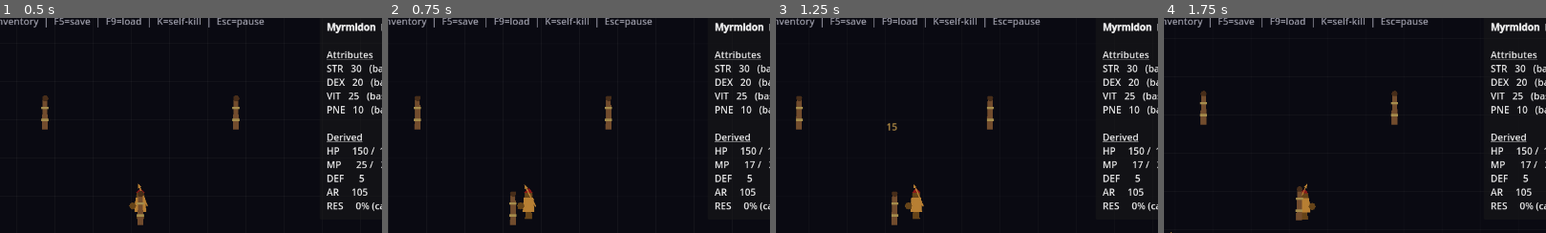
Above: before the commit, frames 1-4 (left to right).
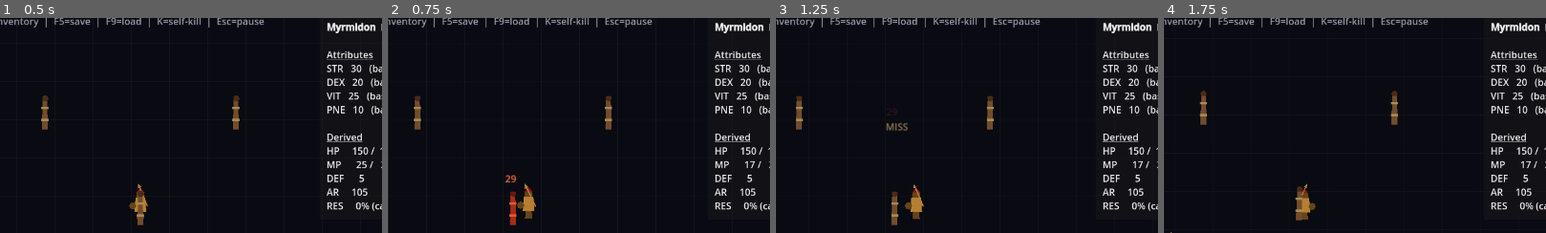
Above: after the commit, the same moments.

Repository: GhrammR/Erebus-Forsaken
Game: Godot game, scene res://test/loot_workbench.tscn
The game is run twice, just before and just after one commit, with the same random seed, the same clock (stepped at 60 frames per second) and the same inputs. This scene is started directly instead of the project's main scene.
Inputs (mouse positions are % of the whole screen's width and height, from its top left):
- Up to frame 1 (0.5 s): no input
- Up to frame 2 (0.75 s): tap Enter at 0.5 s; move the mouse to (72, 45) at 0.52 s; hold D (move_right) from 0.53 s (still down); tap 1 at 0.6 s; click (72, 45) at 0.67 s
- Up to frame 3 (1.25 s): keep holding D (move_right); tap Space at 0.77 s
- Up to frame 4 (1.75 s): release D (move_right) at 1.25 s; drag from (30, 55) to (50, 47) at 1.27 s
The pictures show only the part of the screen within x 32-82%, y 3-53%; the shares and areas given below are measured in that part.

Frame 1 is identical in both runs. In frame 2, 0.4% of the frame differs, in the area x 30-39%, y 72-97%; in frame 3, 0.2%; in frame 4, less than 0.1%.

Commit message:
feat(stage-5, phase-2): SpearLunge directional swing + Stage 5 verifier
Myrmidon's primary skill lands. A transient HitboxComponent (rectangle
80x35) spawns at caster.global_position + facing_dir * 40, rotated to
align with facing. Arms for 0.18s, then disarms and queue_frees. Damage
routes through HealthComponent.take_damage -> DamageResolver per AD-04
— the spawned hitbox carries base_damage but the math itself stays in
DamageResolver. AD-04 invariant intact: only health_component.gd and
stage3_verify.gd call DamageResolver.resolve.

Player gets a public play_sprite_anim(StringName) helper so Skills can
drive canonical AD-11 animation names without reaching into internals.

scenes/vfx/skill_hitbox.tscn: reusable Area2D + HitboxComponent +
CollisionShape2D scene that any skill needing a transient hit shape
can instantiate, configure, and arm.

test/stage5_verify.tscn / --verify5 flag:
- Phase 1: subclasses construct, mp_cost in [5,25], cooldown in
  [0.5,6.0], display_name non-default.
- Phase 2: SpearLunge.try_activate succeeds, hitbox spawned with
  matching base_damage, expected position offset, expected rotation,
  owner_body set; cooldown blocks immediate re-cast; MP cost deducted
  via Stats.spend_mp (25 -> 17 for a level-1 Myrmidon).
- Grows phase-by-phase: Phases 3-5 will add Projectile/Volley/
  BoneServant + save-exclusion checks.

ALL PASS, exit 0.

Co-Authored-By: Claude Opus 4.7 <noreply@anthropic.com>

Diff:
--- /dev/null
+++ b/scenes/vfx/skill_hitbox.tscn
@@ -0,0 +1,15 @@
+[gd_scene load_steps=3 format=3]
+
+[ext_resource type="Script" path="res://scripts/systems/hitbox_component.gd" id="1_hit"]
+
+[sub_resource type="RectangleShape2D" id="rect_lunge"]
+size = Vector2(80, 35)
+
+[node name="SkillHitbox" type="Area2D"]
+collision_layer = 32
+collision_mask = 16
+script = ExtResource("1_hit")
+base_damage = 0
+
+[node name="CollisionShape2D" type="CollisionShape2D" parent="."]
+shape = SubResource("rect_lunge")
--- a/scripts/main.gd
+++ b/scripts/main.gd
@@ -14,6 +14,9 @@
 		return
 	if "--verify4" in args:
 		add_child(load("res://test/stage4_verify.tscn").instantiate())
+		return
+	if "--verify5" in args:
+		add_child(load("res://test/stage5_verify.tscn").instantiate())
 		return
 	if "--workbench" in args:
 		add_child(load("res://test/stat_workbench.tscn").instantiate())
--- a/scripts/player/player.gd
+++ b/scripts/player/player.gd
@@ -247,5 +247,12 @@
 func get_skill_1() -> Skill:
 	return _skill_1
 
+## Public API for skills — lets a Skill subclass play one of the
+## canonical AD-11 sprite animation names without reaching into Player
+## internals. No-op if no sprite is bound.
+func play_sprite_anim(anim_name: StringName) -> void:
+	if _sprite_anim != null:
+		_sprite_anim.play(anim_name)
+
 func is_alive() -> bool:
 	return _life == LifeState.ALIVE
--- a/scripts/skills/spear_lunge.gd
+++ b/scripts/skills/spear_lunge.gd
@@ -1,7 +1,16 @@
 class_name SpearLunge extends Skill
-## Myrmidon's skill. Stage 5 Phase 2 implements the actual lunge —
-## Phase 1 only configures the tunables so class-balance can validate
-## bands.
+## Myrmidon's primary skill — directional melee swing in `facing_dir`.
+## Spawns a transient hitbox (rectangle 80x35) in front of the caster,
+## rotated along facing_dir, arms it for the swing window, then
+## queue_frees. Damage routes through HealthComponent.take_damage ->
+## DamageResolver per AD-04 — the spawned hitbox carries `base_damage`
+## but the math itself stays in DamageResolver.
+
+const _HITBOX_SCENE := preload("res://scenes/vfx/skill_hitbox.tscn")
+
+const SWING_LEAD: float = 0.05    ## seconds before the hitbox arms
+const SWING_WINDOW: float = 0.18  ## seconds the hitbox stays armed
+const HITBOX_FORWARD_OFFSET: float = 40.0 ## center of hitbox vs caster
 
 func _configure() -> void:
 	display_name = "Spear Lunge"
@@ -10,6 +19,31 @@
 	base_damage = 22
 	range_px = 80.0
 
-func _execute(_caster: Node, _facing_dir: Vector2) -> void:
-	# Phase 1 placeholder — Phase 2 implements directional swing.
-	print("[skill] Spear Lunge (phase 1 stub)")
+func _execute(caster: Node, facing_dir: Vector2) -> void:
+	if not caster is Node2D:
+		return
+	# If facing_dir is zero (no recent movement intent), default to right.
+	var dir := facing_dir if facing_dir != Vector2.ZERO else Vector2.RIGHT
+	dir = dir.normalized()
+
+	# Spawn hitbox in front of caster, rotated to align with facing.
+	var hb_node := _HITBOX_SCENE.instantiate()
+	var hb := hb_node as HitboxComponent
+	hb.owner_body = caster
+	hb.base_damage = base_damage
+	# Add to caster's parent (the active zone) so it's not affected by
+	# the caster's child transforms (SpriteAnchor flips, etc.).
+	caster.get_parent().add_child(hb)
+	var caster_pos: Vector2 = (caster as Node2D).global_position
+	hb.global_position = caster_pos + dir * HITBOX_FORWARD_OFFSET
+	hb.rotation = dir.angle()
+
+	# Play the swing anim if the sprite supports it.
+	if caster.has_method("play_sprite_anim"):
+		caster.call("play_sprite_anim", &"attack")
+
+	# Schedule arm / disarm / free.
+	caster.get_tree().create_timer(SWING_LEAD).timeout.connect(hb.arm)
+	caster.get_tree().create_timer(SWING_LEAD + SWING_WINDOW).timeout.connect(hb.disarm)
+	caster.get_tree().create_timer(SWING_LEAD + SWING_WINDOW + 0.05) \
+		.timeout.connect(hb.queue_free)
--- /dev/null
+++ b/test/stage5_verify.gd
@@ -0,0 +1,83 @@
+extends Node
+## Stage 5 verifier — grows phase by phase.
+## Phase 1: skill construction + class-balance bands.
+## Phase 2: SpearLunge spawns a properly-configured HitboxComponent.
+## Phase 3-5 will add projectile + volley + minion + save-exclusion checks.
+
+func _ready() -> void:
+	var fail := 0
+	print("--- Stage 5 verify ---")
+
+	# Phase 1: subclasses instantiate and configure
+	var skills := {
+		&"spear_lunge":  SpearLunge.new(),
+		&"oracle_bolt":  OracleBolt.new(),
+		&"volley":       Volley.new(),
+		&"bone_servant": BoneServant.new(),
+	}
+	for id in skills:
+		var s: Skill = skills[id]
+		var ok_mp: bool = s.mp_cost >= 5 and s.mp_cost <= 25
+		var ok_cd: bool = s.cooldown >= 0.5 and s.cooldown <= 6.0
+		var ok_name: bool = s.display_name != "" and s.display_name != "Unnamed Skill"
+		print("[%s] %-14s mp=%d cd=%.1fs dmg=%d  name=%s" % [
+			"OK  " if (ok_mp and ok_cd and ok_name) else "FAIL",
+			id, s.mp_cost, s.cooldown, s.base_damage, s.display_name])
+		if not (ok_mp and ok_cd and ok_name): fail += 1
+		s.free()
+
+	# Phase 2: SpearLunge directional swing setup
+	# Build a fake caster (Node2D with current_stats), call _execute,
+	# confirm a HitboxComponent appears in the parent with the right
+	# base_damage and rotation.
+	var parent := Node2D.new()
+	add_child(parent)
+	var caster_script := GDScript.new()
+	caster_script.source_code = "extends Node2D\nvar current_stats: Stats\nfunc play_sprite_anim(_n): pass"
+	caster_script.reload()
+	var caster := Node2D.new()
+	caster.set_script(caster_script)
+	parent.add_child(caster)
+	caster.global_position = Vector2(100, 50)
+	# Give caster Myrmidon stats so Stats.spend_mp succeeds.
+	var cd: ClassData = Database.get_class_data(&"myrmidon") as ClassData
+	caster.current_stats = Stats.from_class_data(cd, 1)
+
+	var lunge := SpearLunge.new()
+	add_child(lunge)
+	var dir := Vector2(0, 1)   # downward
+	var ok_act := lunge.try_activate(caster, dir)
+	# The hitbox is spawned as a sibling of caster (under `parent`).
+	# Find it.
+	var hb_node: HitboxComponent = null
+	for c in parent.get_children():
+		if c is HitboxComponent:
+			hb_node = c as HitboxComponent
+			break
+	var ok_spawn: bool = hb_node != null
+	var ok_dmg: bool = ok_spawn and hb_node.base_damage == lunge.base_damage
+	var ok_pos: bool = ok_spawn and hb_node.global_position.distance_to(
+		caster.global_position + dir * SpearLunge.HITBOX_FORWARD_OFFSET) < 0.5
+	var ok_rot: bool = ok_spawn and abs(hb_node.rotation - dir.angle()) < 0.001
+	var ok_owner: bool = ok_spawn and hb_node.owner_body == caster
+	print("[%s] SpearLunge activated=%s spawned=%s dmg=%s pos=%s rot=%s owner=%s" % [
+		"OK  " if (ok_act and ok_spawn and ok_dmg and ok_pos and ok_rot and ok_owner) else "FAIL",
+		str(ok_act), str(ok_spawn), str(ok_dmg), str(ok_pos), str(ok_rot), str(ok_owner)])
+	if not (ok_act and ok_spawn and ok_dmg and ok_pos and ok_rot and ok_owner):
+		fail += 1
+
+	# Cooldown enforced — second activation fails
+	var ok_cd_block := not lunge.try_activate(caster, dir)
+	print("[%s] cooldown blocks immediate re-cast" % ("OK  " if ok_cd_block else "FAIL"))
+	if not ok_cd_block: fail += 1
+
+	# MP cost was deducted
+	var mp_before := cd.base_mp + int(cd.base_pneuma * cd.pne_per_mp)
+	var ok_mp_spent: bool = caster.current_stats.current_mp == mp_before - lunge.mp_cost
+	print("[%s] MP spent: %d -> %d (expected -%d)" % [
+		"OK  " if ok_mp_spent else "FAIL",
+		mp_before, caster.current_stats.current_mp, lunge.mp_cost])
+	if not ok_mp_spent: fail += 1
+
+	print("--- Stage 5 verify: %s ---" % ("ALL PASS" if fail == 0 else "%d FAIL" % fail))
+	get_tree().quit(fail)
--- /dev/null
+++ b/test/stage5_verify.tscn
@@ -0,0 +1,6 @@
+[gd_scene load_steps=2 format=3]
+
+[ext_resource type="Script" path="res://test/stage5_verify.gd" id="1_v5"]
+
+[node name="Stage5Verify" type="Node"]
+script = ExtResource("1_v5")
